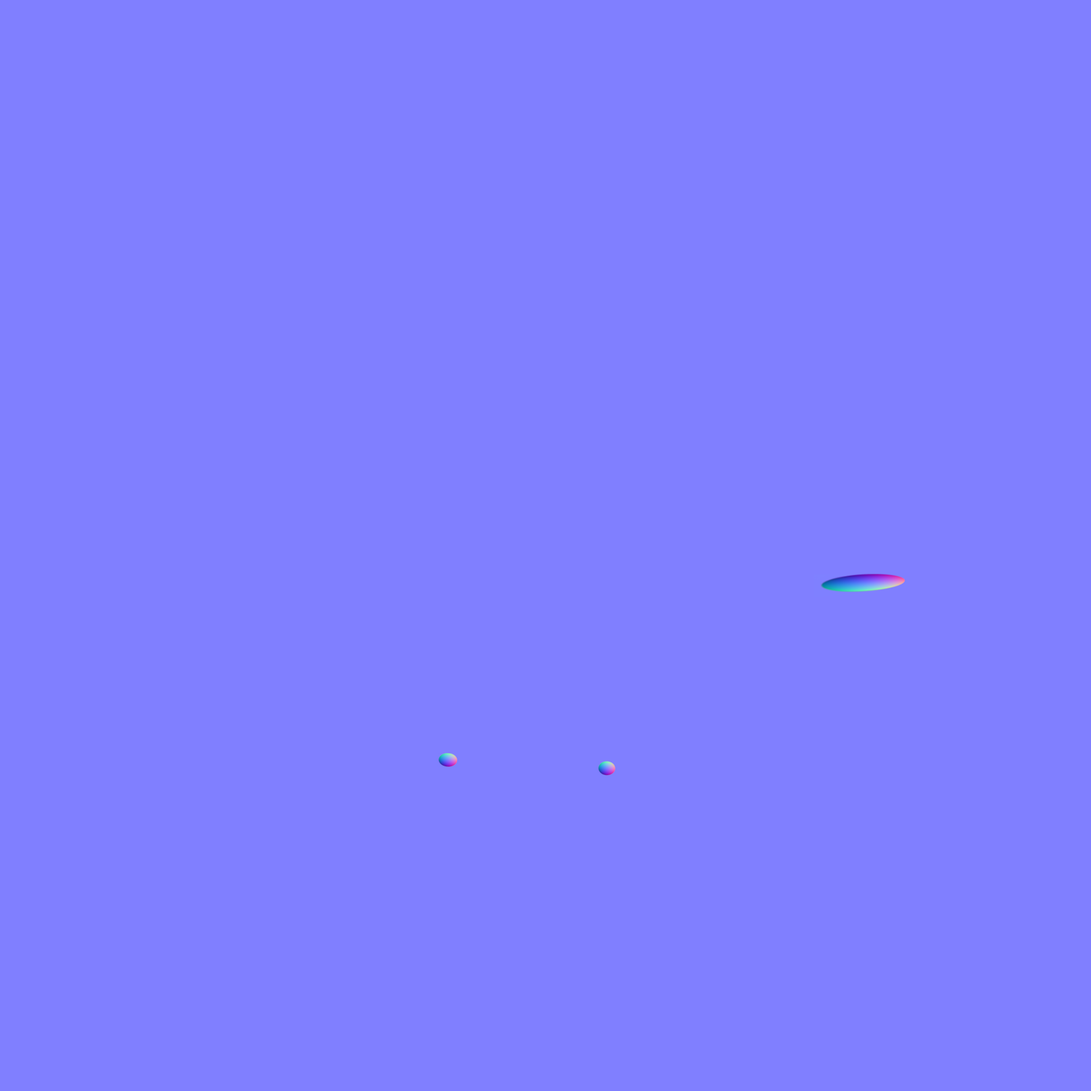
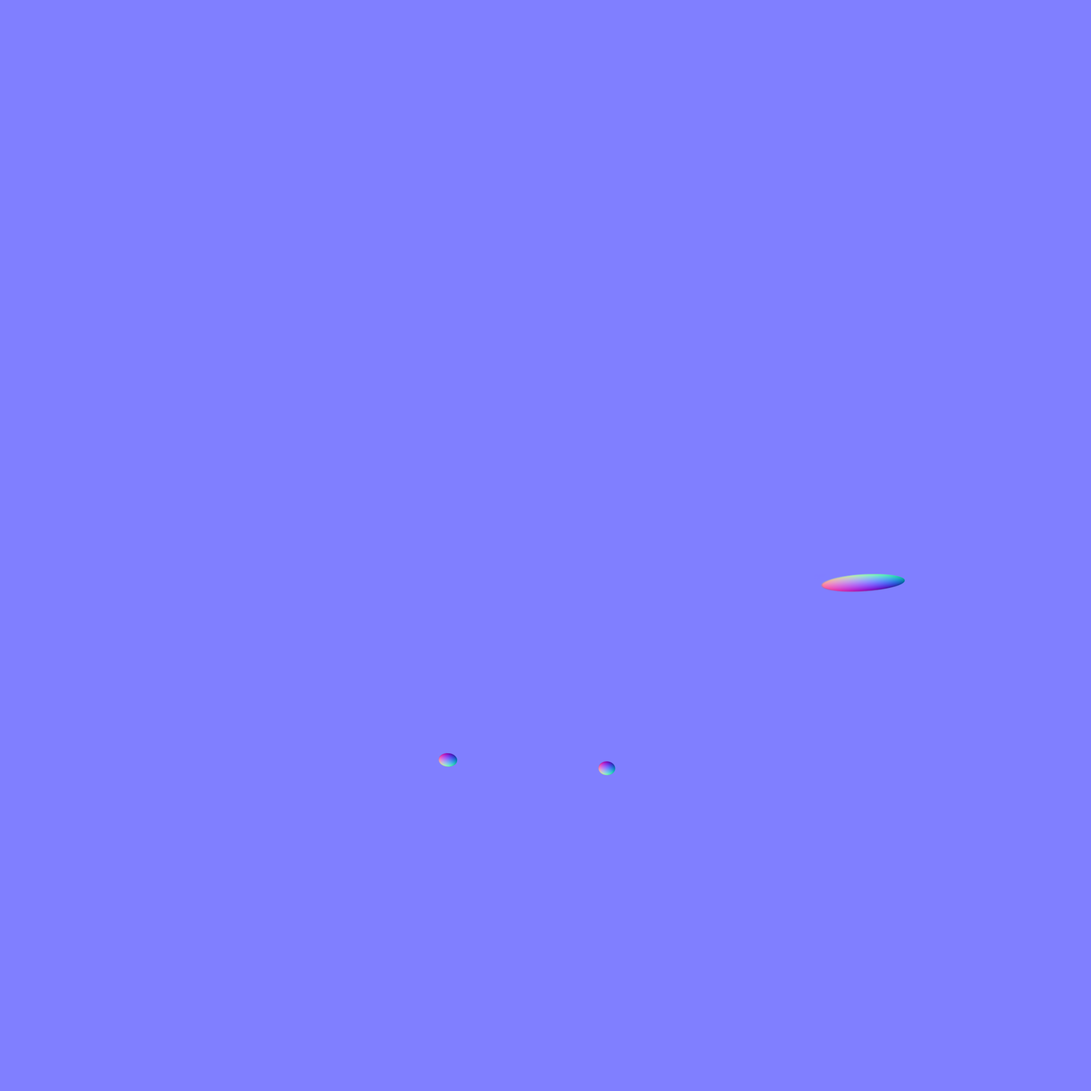
Layer changes from the first w=1091, h=1091 image to the second:
painted on "Hood bump" over box(814, 573, 906, 594)
removed layer "Rear door" over box(438, 753, 459, 768)
painted on "Front door" over box(438, 753, 617, 776)
